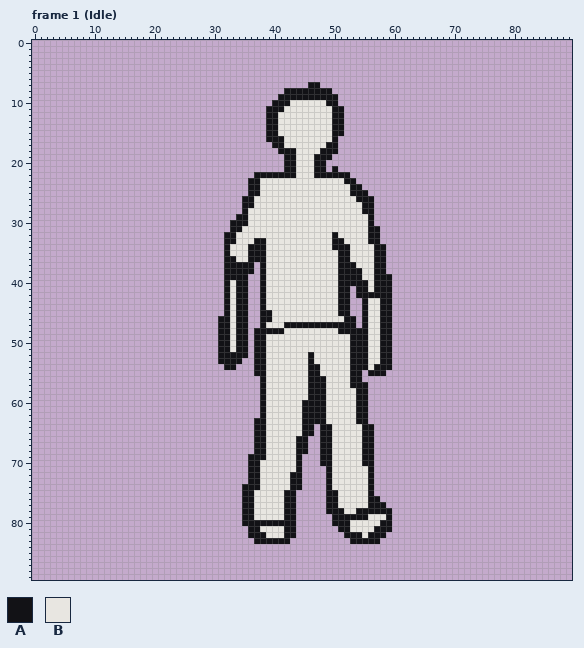
File history of a pixel-art file, Entities/Units/ClassDef/filler_unit_tex.ase. This is how it looked before the edit.
90x90 pixels, 9 frames. Shown: frame 1 (Idle). The commit also changed other frames, which this record leaves out.
Palette (. is transparent): A #121216  B #e8e6e1
Pixels before, frame 1 (Idle), first column x 31:
 7 ...............AA............
 8 ...........AAAAAAAA..........
 9 ..........AAAAAAAAAA.........
10 .........AAABBBBBBAA.........
11 ........AAABBBBBBBBAA........
12 ........AABBBBBBBBBAA........
13 ........AABBBBBBBBBAA........
14 ........AABBBBBBBBBAA........
15 ........AABBBBBBBBBAA........
16 ........AAABBBBBBBBA.........
17 .........AABBBBBBBAA.........
18 ..........AAABBBBAAA.........
19 ...........AABBBAAA..........
20 ...........AABBBAA...........
21 ...........AABBBAA.A.........
22 ......AAAAAAABBBAAAAAA.......
23 .....AABBBBBBBBBBBBBBAA......
24 .....AABBBBBBBBBBBBBBBAA.....
25 .....AABBBBBBBBBBBBBBBAAA....
26 ....AABBBBBBBBBBBBBBBBBAAA...
27 ....AABBBBBBBBBBBBBBBBBBAA...
28 ....ABBBBBBBBBBBBBBBBBBBAA...
29 ...AABBBBBBBBBBBBBBBBBBBBA...
30 ..AAABBBBBBBBBBBBBBBBBBBBA...
31 ..AABBBBBBBBBBBBBBBBBBBBBAA..
32 .AABBBBBBBBBBBBBBBBABBBBBAA..
33 .AABBBAABBBBBBBBBBBAABBBBAA..
34 .ABBBAAABBBBBBBBBBBAAABBBBAA.
35 .ABBBAAABBBBBBBBBBBBAABBBBAA.
36 .AABBAAABBBBBBBBBBBBAABBBBAA.
37 .AAAAA.ABBBBBBBBBBBBAAABBBAA.
38 .AAAAA.ABBBBBBBBBBBBAAAABBAA.
39 .AAAA..ABBBBBBBBBBBBAAAABBAAA
40 .ABAA..ABBBBBBBBBBBBAAAAABAAA
41 .ABAA..ABBBBBBBBBBBBAA.AABAAA
42 .ABAA..ABBBBBBBBBBBBAA.AAAAAA
43 .ABAA..ABBBBBBBBBBBBAA..ABBAA
44 .ABAA..ABBBBBBBBBBBBAA..ABBAA
45 .ABAA..AABBBBBBBBBBBAA..ABBAA
46 AABAA..AABBBBBBBBBBBBAA.ABBAA
47 AABAA..ABBBAAAAAAAAAAAA.ABBAA
48 AABAA.AAAAABBBBBBBBBAAAAABBAA
49 AABAA.AABBBBBBBBBBBBBBAAABBAA
50 AABAA.AABBBBBBBBBBBBBBAAABBAA
51 AABAA.AABBBBBBBBBBBBBBAAABBAA
52 AAAAA.AABBBBBBBABBBBBBAAABBAA
53 AAAA..AABBBBBBBABBBBBBAAABBAA
54 .AA...AABBBBBBBAABBBBBAAABAAA
55 ......AABBBBBBBAABBBBBAA.AAA.
56 .......ABBBBBBBAAABBBBAA.....
57 .......ABBBBBBBAAABBBBAAA....
58 .......ABBBBBBBAAABBBBBAA....
59 .......ABBBBBBBAAABBBBBAA....
60 .......ABBBBBBAAAABBBBBAA....
61 .......ABBBBBBAAAABBBBBAA....
62 .......ABBBBBBAAAABBBBBAA....
63 ......AABBBBBBAAAABBBBBAA....
64 ......AABBBBBBAA.AABBBBBAA...
65 ......AABBBBBBAA.AABBBBBAA...
66 ......AABBBBBAA..AABBBBBAA...
67 ......AABBBBBAA..AABBBBBAA...
68 ......AABBBBBAA..AABBBBBAA...
69 .....AAABBBBBA...AABBBBBAA...
70 .....AABBBBBBA...AABBBBBAA...
71 .....AABBBBBBA....ABBBBBBA...
72 .....AABBBBBAA....ABBBBBBA...
73 .....AABBBBBAA....ABBBBBBA...
74 ....AAABBBBBAA....ABBBBBBA...
75 ....AABBBBBAA.....AABBBBBA...
76 ....AABBBBBAA.....AABBBBBAA..
77 ....AABBBBBAA.....AABBBBBAAA.
78 ....AABBBBBAA.....AAABBAAAAAA
79 ....AABBBBBAA......AAAAAABBBA
80 ....AAAAAAAAA......AAABBBBBAA
81 .....AABBBBAA.......AABBBBAAA
82 .....AAABBBAA........AAABAAA.
83 ......AAAAAA..........AAAAA..
And afterwards:
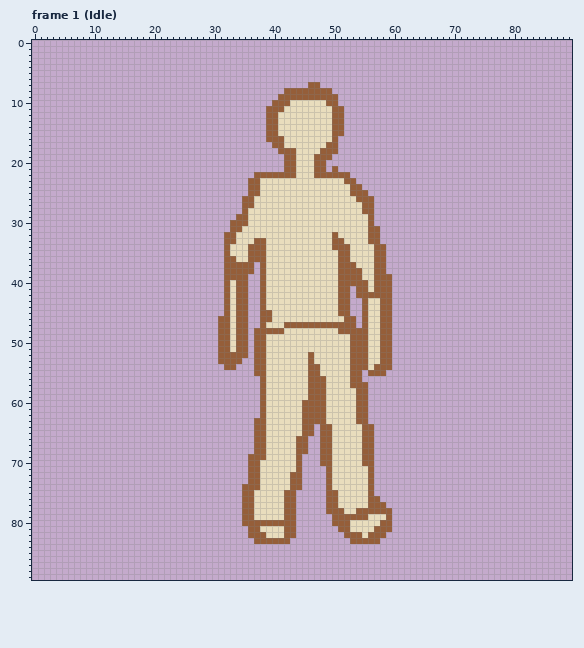
From old to new:
colour A: #121216 -> #955e39
colour B: #e8e6e1 -> #e9ddbd
